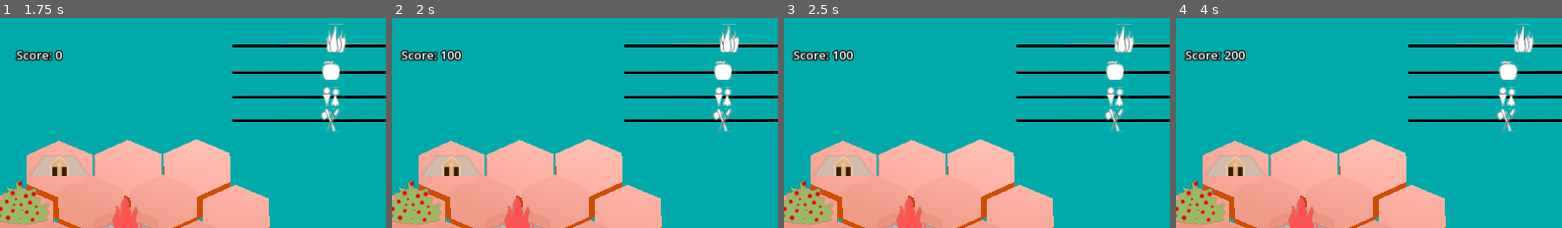
Above: before the commit, frames 1-4 (left to right).
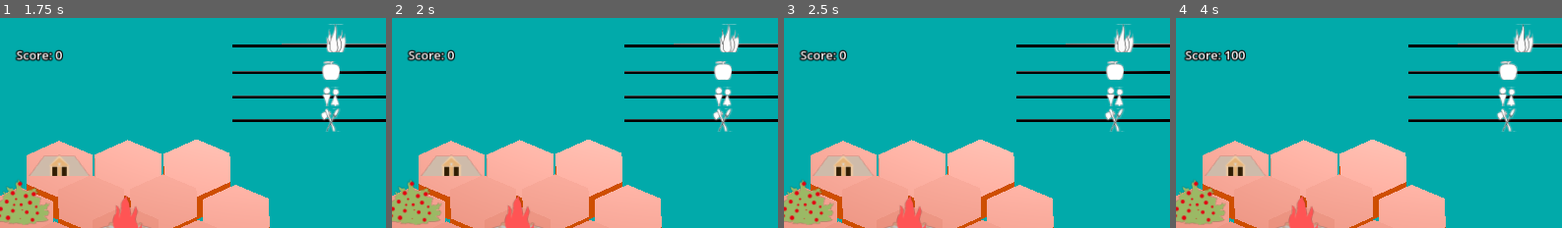
Above: after the commit, the same moments.

Repository: chlorolupus/lihkggamejam
Game: Godot game, scene res://scenes/game3.tscn
Two runs of this game, one before a commit and one after it. Both use one fixed random seed, a clock stepped at 60 frames per second and the inputs below.
Inputs (mouse positions are % of the whole screen's width and height, from its top left):
- Up to frame 1 (1.75 s): tap Enter at 0.5 s; move the mouse to (73, 47) at 0.52 s; hold D (game_right) 0.53-1.25 s; click (73, 47) at 0.67 s; tap Space at 1.25 s; drag from (30, 58) to (45, 73) at 1.27 s
- Up to frame 2 (2 s): no input
- Up to frame 3 (2.5 s): move the mouse to (60, 29) at 2.02 s; hold D (game_right) from 2.03 s (still down); click (60, 29) at 2.17 s
- Up to frame 4 (4 s): release D (game_right) at 2.75 s; drag from (45, 73) to (20, 37) at 2.77 s; move the mouse to (81, 68) at 3.52 s; hold A (game_left) from 3.53 s (still down); click (81, 68) at 3.67 s
The pictures show only the part of the screen within x 7-57%, y 0-50%; the shares and areas given below are measured in that part.

Frame 1 is identical in both runs. In frame 2, 0.6% of the frame differs, in the area x 2-19%, y 14-21%; in frame 3, 0.6%; in frame 4, less than 0.1%.

Commit message:
Add a start game flag

Diff:
--- a/scripts/game3.gd
+++ b/scripts/game3.gd
@@ -33,7 +33,7 @@
 var VillageBStatsGain = [1.0, 1.0, 1.0, 1.0]
 var VillageBStats = [5.0, 5.0, 5.0, 5.0]
 var game_over : bool = false
-
+var is_started : bool = false
 # Called when the node enters the scene tree for the first time.
 func _ready():
 	Deck.shuffle()
@@ -55,7 +55,8 @@
 	get_node("Score").text = "Score: " + str(Score)
 	if Input.is_mouse_button_pressed(MOUSE_BUTTON_LEFT):
 		get_node("Label3D").visible = false
-	if not game_over:
+		is_started = true
+	if not game_over and is_started:
 		ScoreTemp += (VillageAStatsGain[0] + VillageBStatsGain[0] + VillageAStatsGain[1] + VillageBStatsGain[1] + VillageAStatsGain[2] + VillageBStatsGain[2] + VillageAStatsGain[3] + VillageBStatsGain[3]) / 10.0
 		if ScoreTemp >= 100.0:
 			var Multipler = 1.0
@@ -227,7 +228,7 @@
 			game_over = true
 		if get_node("Bonfire").transform.origin.x >= -1.5 or get_node("Bonfire").transform.origin.x <= -4.0:
 			game_over = true
-	else:
+	elif is_started:
 		get_node("GameOver").visible = true
 		if Input.is_mouse_button_pressed(MOUSE_BUTTON_LEFT):
 			get_tree().reload_current_scene()
